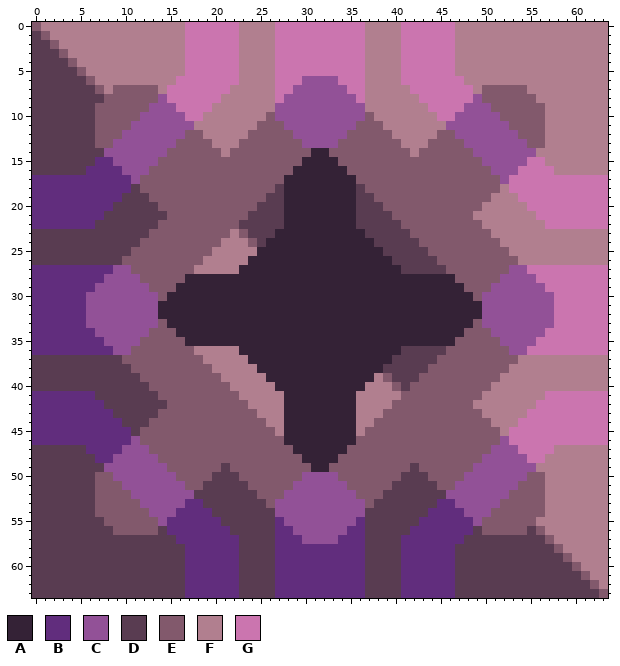
Two versions of one pixel-art sprite, assets/sprites/blocks/power/decomposer.png. The picture above is the old version.
The file is 64x64 pixels.
Palette (. is transparent): A #342236  B #612d7d  C #925197  D #593c51  E #82596c  F #b17f8f  G #cb75af
Pixels before, first column x 0:
 0 EFFFFFFFFFFFFFFFFGGGGGGFFFFGGGGGGGGGGFFFFGGGGGGFFFFFFFFFFFFFFFFF
 1 DEFFFFFFFFFFFFFFFGGGGGGFFFFGGGGGGGGGGFFFFGGGGGGFFFFFFFFFFFFFFFFF
 2 DDEFFFFFFFFFFFFFFGGGGGGFFFFGGGGGGGGGGFFFFGGGGGGFFFFFFFFFFFFFFFFF
 3 DDDEFFFFFFFFFFFFFGGGGGGFFFFGGGGGGGGGGFFFFGGGGGGFFFFFFFFFFFFFFFFF
 4 DDDDEFFFFFFFFFFFFGGGGGGFFFFGGGGGGGGGGFFFFGGGGGGFFFFFFFFFFFFFFFFF
 5 DDDDDEFFFFFFFFFFFGGGGGGFFFFGGGGGGGGGGFFFFGGGGGGFFFFFFFFFFFFFFFFF
 6 DDDDDDEFFFFFFFFFGGGGGGGFFFFGGGCCCCGGGFFFFGGGGGGGFFFFFFFFFFFFFFFF
 7 DDDDDDDEFEEEEEFGGGGGGGFFFFFGGCCCCCCGGFFFFFGGGGGGGFEEEEEFFFFFFFFF
 8 DDDDDDDDEEEEEECGGGGGGFFFFFFGCCCCCCCCGFFFFFFGGGGGGCEEEEEEFFFFFFFF
 9 DDDDDDDEEEEEECCCGGGGFFFFFFFCCCCCCCCCCFFFFFFFGGGGCCCEEEEEEFFFFFFF
10 DDDDDDDEEEEECCCCCGGFFFFFFFECCCCCCCCCCEFFFFFFFGGCCCCCEEEEEFFFFFFF
11 DDDDDDDEEEECCCCCCCFFFFFFFEEECCCCCCCCEEEFFFFFFFCCCCCCCEEEEFFFFFFF
12 DDDDDDDEEECCCCCCCEEFFFFFEEEEECCCCCCEEEEEFFFFFEECCCCCCCEEEFFFFFFF
13 DDDDDDDEECCCCCCCEEEEFFFEEEEEEECCCCEEEEEEEFFFEEEECCCCCCCEEFFFFFFF
14 DDDDDDDDCCCCCCCEEEEEEFEEEEEEEEEAAEEEEEEEEEFEEEEEECCCCCCCFFFFFFFF
15 DDDDDDDBBCCCCCEEEEEEEEEEEEEEEEAAAAEEEEEEEEEEEEEEEECCCCCGGFFFFFFF
16 DDDDDDBBBBCCCEEEEEEEEEEEEEEEEAAAAAAEEEEEEEEEEEEEEEECCCGGGGFFFFFF
17 BBBBBBBBBBBCEEEEEEEEEEEEEEEEAAAAAAAAEEEEEEEEEEEEEEEECGGGGGGGGGGG
18 BBBBBBBBBBBDEEEEEEEEEEEEEEEDAAAAAAAADEEEEEEEEEEEEEEEFGGGGGGGGGGG
19 BBBBBBBBBBDDDEEEEEEEEEEEEEDDAAAAAAAADDEEEEEEEEEEEEEFFFGGGGGGGGGG
20 BBBBBBBBBDDDDDEEEEEEEEEEEDDDAAAAAAAADDDEEEEEEEEEEEFFFFFGGGGGGGGG
21 BBBBBBBBDDDDDDDEEEEEEEEEDDDDAAAAAAAADDDDEEEEEEEEEFFFFFFFGGGGGGGG
22 BBBBBBBDDDDDDDEEEEEEEEEDDDDDAAAAAAAADDDDDEEEEEEEEEFFFFFFFGGGGGGG
23 DDDDDDDDDDDDDEEEEEEEEEFEDDDAAAAAAAAAADDDDDEEEEEEEEEFFFFFFFFFFFFF
24 DDDDDDDDDDDDEEEEEEEEEFFFEDAAAAAAAAAAAADDDDDEEEEEEEEEFFFFFFFFFFFF
25 DDDDDDDDDDDEEEEEEEEEFFFFFAAAAAAAAAAAAAADDDDDEEEEEEEEEFFFFFFFFFFF
26 DDDDDDDDDDEEEEEEEEEFFFFFAAAAAAAAAAAAAAAADDDDDEEEEEEEEEFFFFFFFFFF
27 BBBBBBBBBCCEEEEEEEFFFFFAAAAAAAAAAAAAAAAAADDDDDEEEEEEECCGGGGGGGGG
28 BBBBBBBBCCCCEEEEEAAAAAAAAAAAAAAAAAAAAAAAAAAAAAAEEEEECCCCGGGGGGGG
29 BBBBBBBCCCCCCEEEAAAAAAAAAAAAAAAAAAAAAAAAAAAAAAAAEEECCCCCCGGGGGGG
30 BBBBBBCCCCCCCCEAAAAAAAAAAAAAAAAAAAAAAAAAAAAAAAAAAECCCCCCCCGGGGGG
31 BBBBBBCCCCCCCCAAAAAAAAAAAAAAAAAAAAAAAAAAAAAAAAAAAACCCCCCCCGGGGGG
32 BBBBBBCCCCCCCCAAAAAAAAAAAAAAAAAAAAAAAAAAAAAAAAAAAACCCCCCCCGGGGGG
33 BBBBBBCCCCCCCCEAAAAAAAAAAAAAAAAAAAAAAAAAAAAAAAAAAECCCCCCCCGGGGGG
34 BBBBBBBCCCCCCEEEAAAAAAAAAAAAAAAAAAAAAAAAAAAAAAAAEEECCCCCCGGGGGGG
35 BBBBBBBBCCCCEEEEEAAAAAAAAAAAAAAAAAAAAAAAAAAAAAAEEEEECCCCGGGGGGGG
36 BBBBBBBBBCCEEEEEEEFFFFFAAAAAAAAAAAAAAAAAADDDDDEEEEEEECCGGGGGGGGG
37 DDDDDDDDDDEEEEEEEEEFFFFFAAAAAAAAAAAAAAAADDDDDEEEEEEEEEFFFFFFFFFF
38 DDDDDDDDDDDEEEEEEEEEFFFFFAAAAAAAAAAAAAADDDDDEEEEEEEEEFFFFFFFFFFF
39 DDDDDDDDDDDDEEEEEEEEEFFFFFAAAAAAAAAAAAFEDDDEEEEEEEEEFFFFFFFFFFFF
40 DDDDDDDDDDDDDEEEEEEEEEFFFFFAAAAAAAAAAFFFEDEEEEEEEEEFFFFFFFFFFFFF
41 BBBBBBBDDDDDDDEEEEEEEEEFFFFFAAAAAAAAFFFFFEEEEEEEEEFFFFFFFGGGGGGG
42 BBBBBBBBDDDDDDDEEEEEEEEEFFFFAAAAAAAAFFFFEEEEEEEEEFFFFFFFGGGGGGGG
43 BBBBBBBBBDDDDDEEEEEEEEEEEFFFAAAAAAAAFFFEEEEEEEEEEEFFFFFGGGGGGGGG
44 BBBBBBBBBBDDDEEEEEEEEEEEEEFFAAAAAAAAFFEEEEEEEEEEEEEFFFGGGGGGGGGG
45 BBBBBBBBBBBDEEEEEEEEEEEEEEEFAAAAAAAAFEEEEEEEEEEEEEEEFGGGGGGGGGGG
46 BBBBBBBBBBBCEEEEEEEEEEEEEEEEAAAAAAAAEEEEEEEEEEEEEEEECGGGGGGGGGGG
47 DDDDDDBBBBCCCEEEEEEEEEEEEEEEEAAAAAAEEEEEEEEEEEEEEEECCCGGGGFFFFFF
48 DDDDDDDBBCCCCCEEEEEEEEEEEEEEEEAAAAEEEEEEEEEEEEEEEECCCCCGGFFFFFFF
49 DDDDDDDDCCCCCCCEEEEEEDEEEEEEEEEAAEEEEEEEEEDEEEEEECCCCCCCFFFFFFFF
50 DDDDDDDEECCCCCCCEEEEDDDEEEEEEECCCCEEEEEEEDDDEEEECCCCCCCEEFFFFFFF
51 DDDDDDDEEECCCCCCCEEDDDDDEEEEECCCCCCEEEEEDDDDDEECCCCCCCEEEFFFFFFF
52 DDDDDDDEEEECCCCCCCDDDDDDDEEECCCCCCCCEEEDDDDDDDCCCCCCCEEEEFFFFFFF
53 DDDDDDDEEEEECCCCCBBDDDDDDDECCCCCCCCCCEDDDDDDDBBCCCCCEEEEEFFFFFFF
54 DDDDDDDEEEEEECCCBBBBDDDDDDDCCCCCCCCCCDDDDDDDBBBBCCCEEEEEEFFFFFFF
55 DDDDDDDDEEEEEECBBBBBBDDDDDDBCCCCCCCCBDDDDDDBBBBBBCEEEEEEFFFFFFFF
56 DDDDDDDDDEEEEEDBBBBBBBDDDDDBBCCCCCCBBDDDDDBBBBBBBDEEEEEDEFFFFFFF
57 DDDDDDDDDDDDDDDDBBBBBBBDDDDBBBCCCCBBBDDDDBBBBBBBDDDDDDDDDEFFFFFF
58 DDDDDDDDDDDDDDDDDBBBBBBDDDDBBBBBBBBBBDDDDBBBBBBDDDDDDDDDDDEFFFFF
59 DDDDDDDDDDDDDDDDDBBBBBBDDDDBBBBBBBBBBDDDDBBBBBBDDDDDDDDDDDDEFFFF
60 DDDDDDDDDDDDDDDDDBBBBBBDDDDBBBBBBBBBBDDDDBBBBBBDDDDDDDDDDDDDEFFF
61 DDDDDDDDDDDDDDDDDBBBBBBDDDDBBBBBBBBBBDDDDBBBBBBDDDDDDDDDDDDDDEFF
62 DDDDDDDDDDDDDDDDDBBBBBBDDDDBBBBBBBBBBDDDDBBBBBBDDDDDDDDDDDDDDDEF
63 DDDDDDDDDDDDDDDDDBBBBBBDDDDBBBBBBBBBBDDDDBBBBBBDDDDDDDDDDDDDDDDE
After the commit:
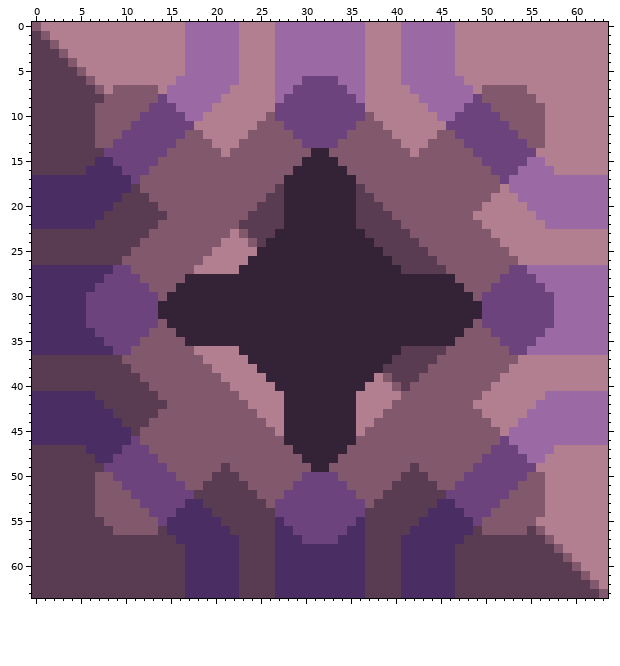
Difference:
colour B: #612d7d -> #4a2e63
colour C: #925197 -> #6c437d
colour G: #cb75af -> #9b69a4
Where, in picture pixels (left, top, right, bottom), the same in both pictures:
changed: (32, 22, 239, 229)
changed: (275, 22, 608, 229)
changed: (32, 265, 239, 598)
changed: (275, 265, 608, 598)
